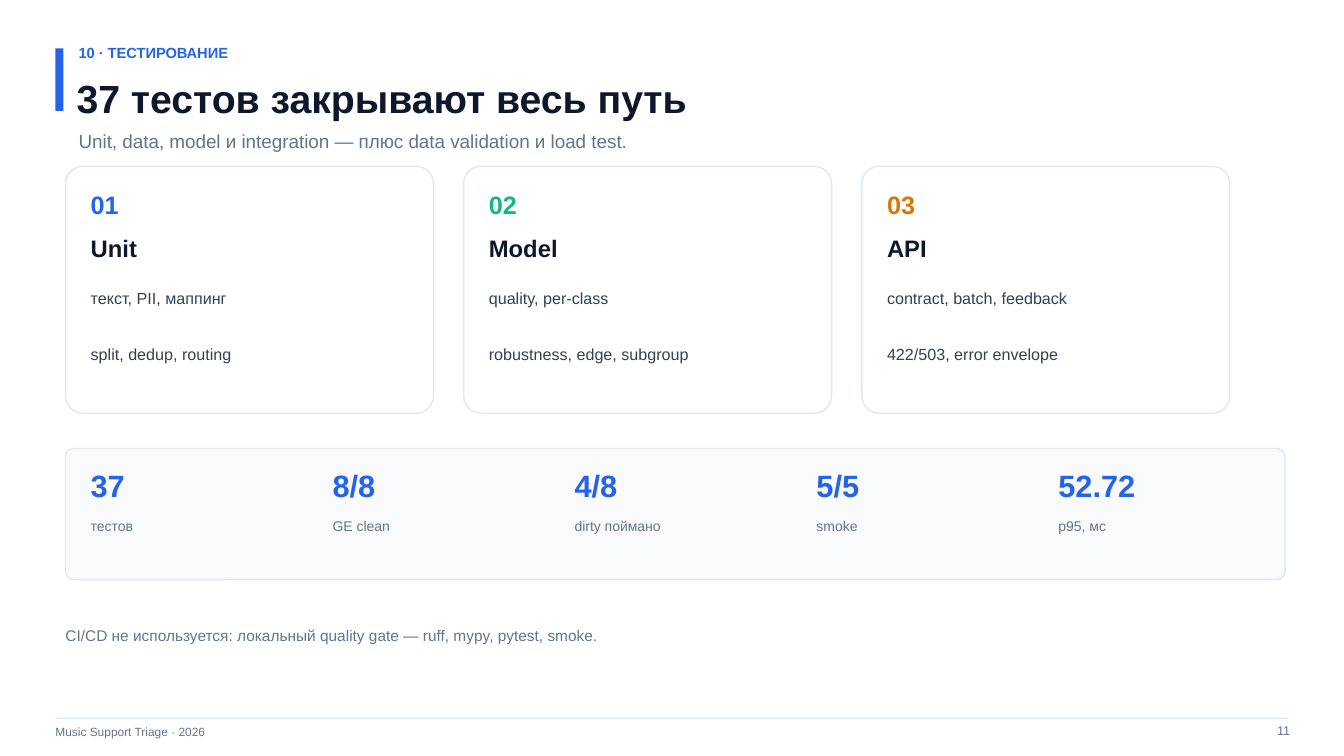
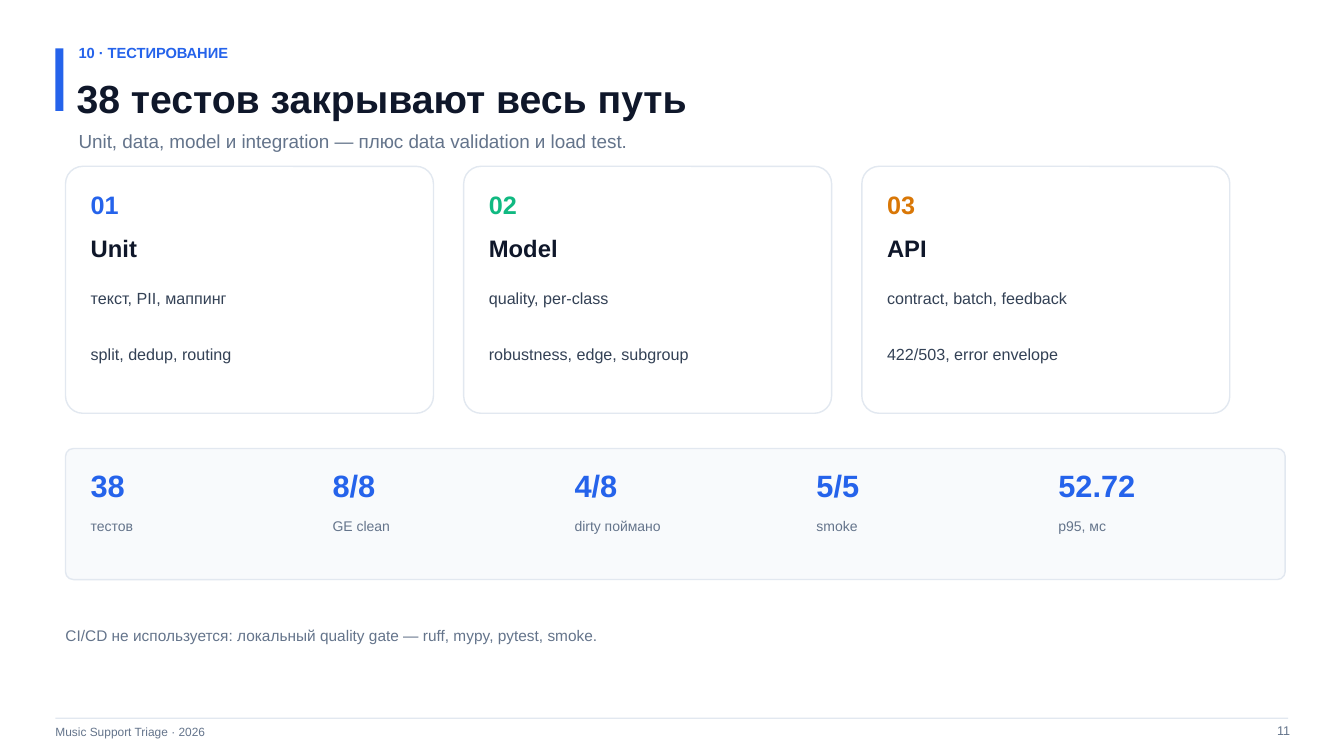
Before and after one commit to NexPG/final-project-IAIiD, a slide deck: slide 11 of docs/07_report/presentation.pptx. Drawn at 1344x756 pixels with LibreOffice and Linux fonts; fonts in the diff are those of the drawing. Boxes give left, top, right and bottom in pixels: in the first picture for what was removed or moved away, otherwise in the second. Text is boxed around its words. In the diff, an @@ line names an element or a change of style, - is before the commit and + after.

```diff
--- a/docs/07_report/presentation.pptx
+++ b/docs/07_report/presentation.pptx
@@ text at (77,85,687,121): text changed @@
-37 тестов закрывают весь путь
+38 тестов закрывают весь путь
@@ text at (91,475,125,498): text changed @@
-37
+38
```
Also in this commit, not shown: 18 other files.
